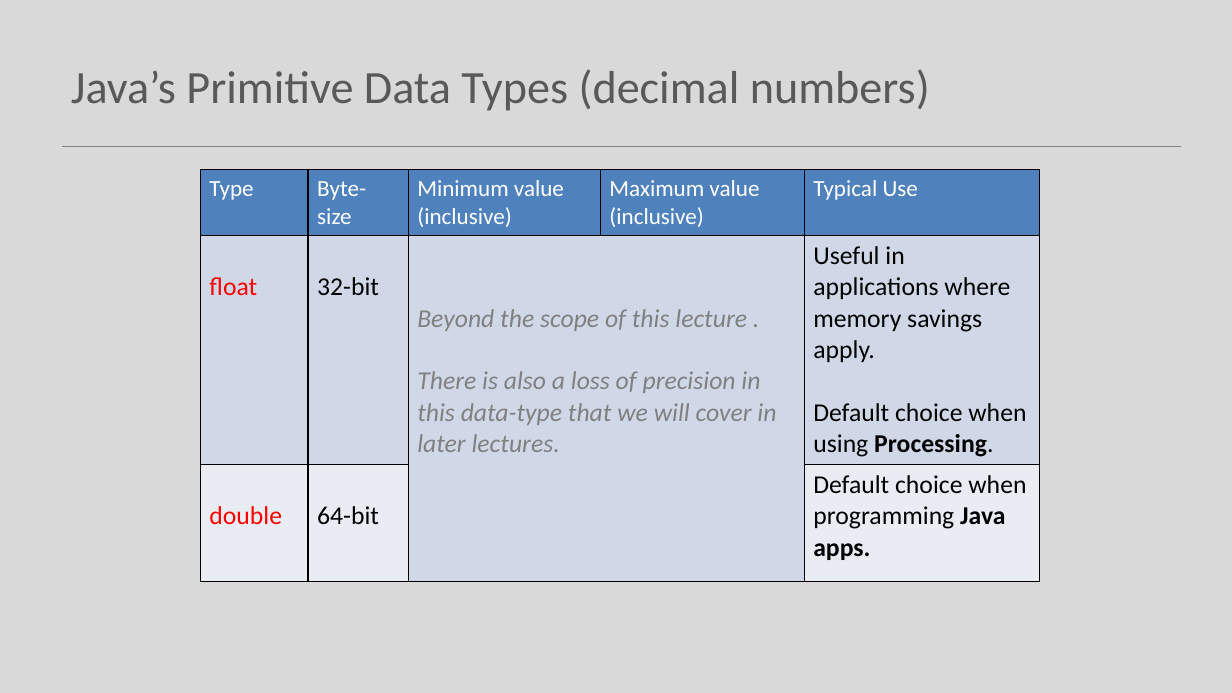
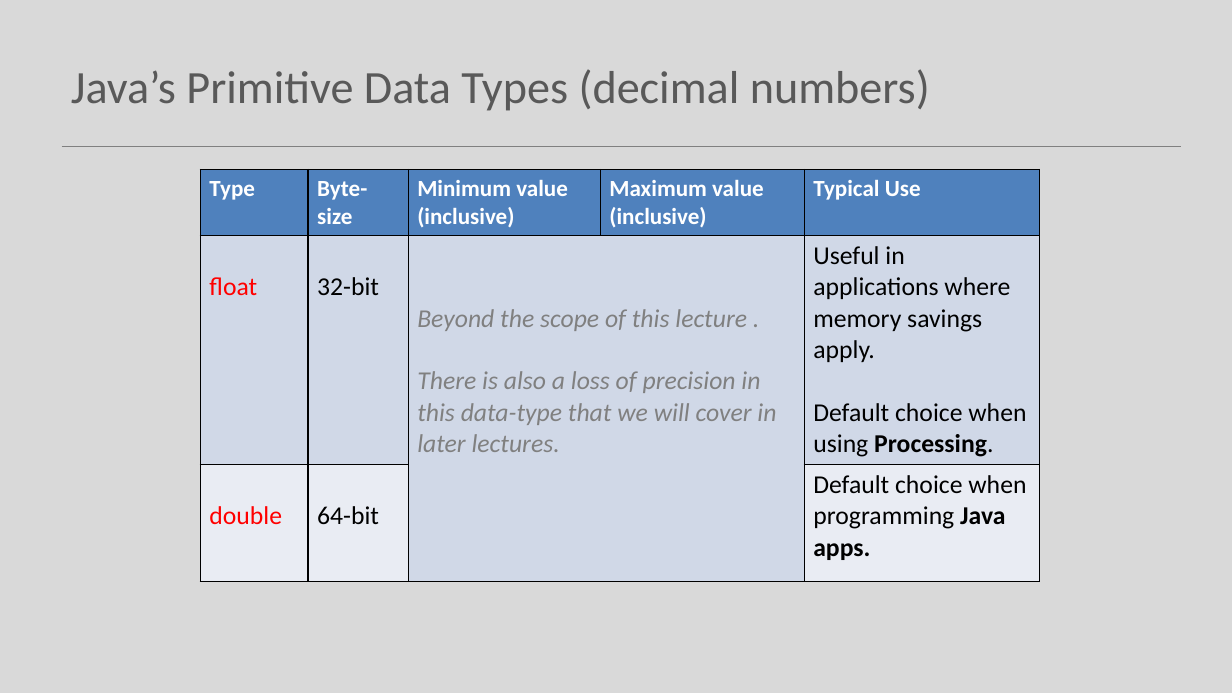
Before and after one commit to Programming-Fundamentals-SETU/prog-fund-1-sept-25, a slide deck: slide 23 of topic03-dataTypes-variables-and-expressions/unit-1/talk-1/a-data-types.pptx. Drawn at 1232x693 pixels with LibreOffice and Linux fonts; fonts in the diff are those of the drawing. Boxes give left, top, right and bottom in pixels: in the first picture for what was removed or moved away, otherwise in the second. Text is boxed around its words. In the diff, an @@ line names an element or a change of style, - is before the commit and + after.

```diff
--- a/topic03-dataTypes-variables-and-expressions/unit-1/talk-1/a-data-types.pptx
+++ b/topic03-dataTypes-variables-and-expressions/unit-1/talk-1/a-data-types.pptx
@@ table at [201, 169, 1041, 577] @@
@@ bold on in "Type", "Byte-size", "Minimum value (inclusive)", "Maximum value (inclusive)" and 1 more places @@
```
Also in this commit, not shown: 5 other slides changed, 2 slides added, 7 slides removed, 12 other files.
